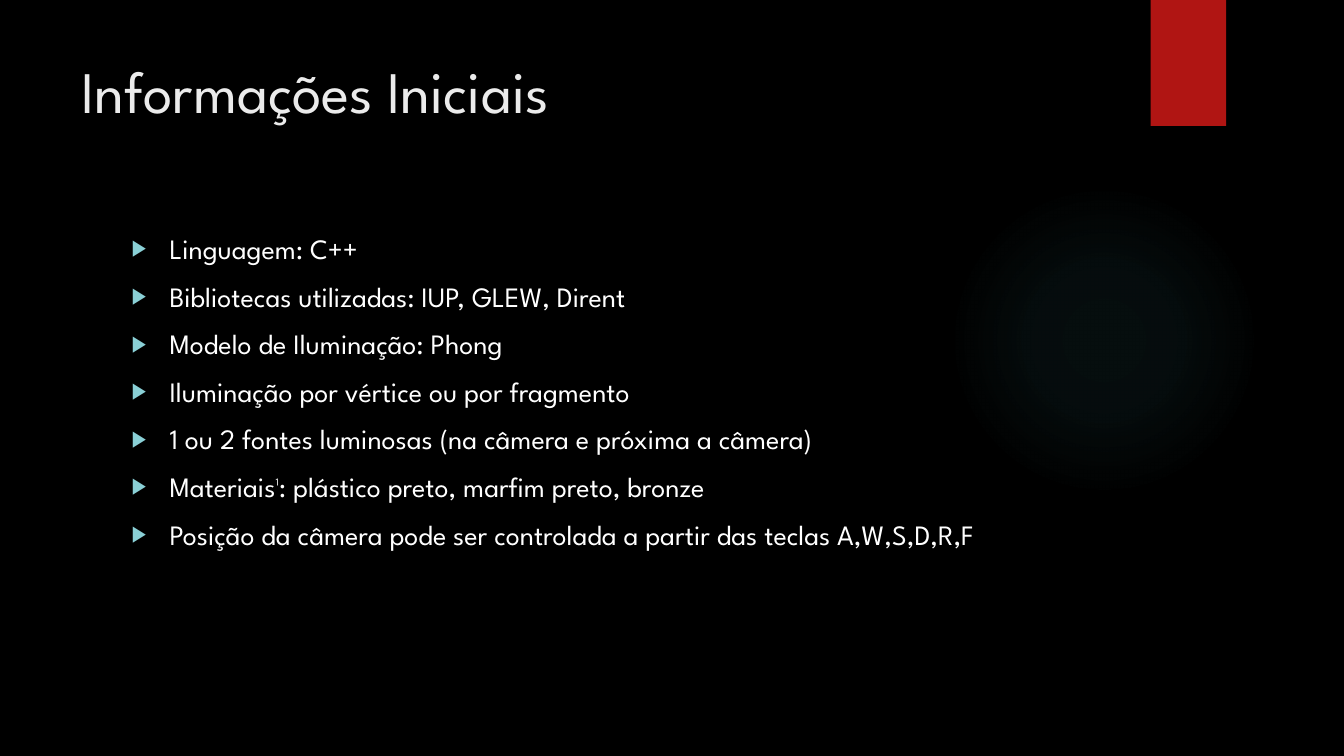
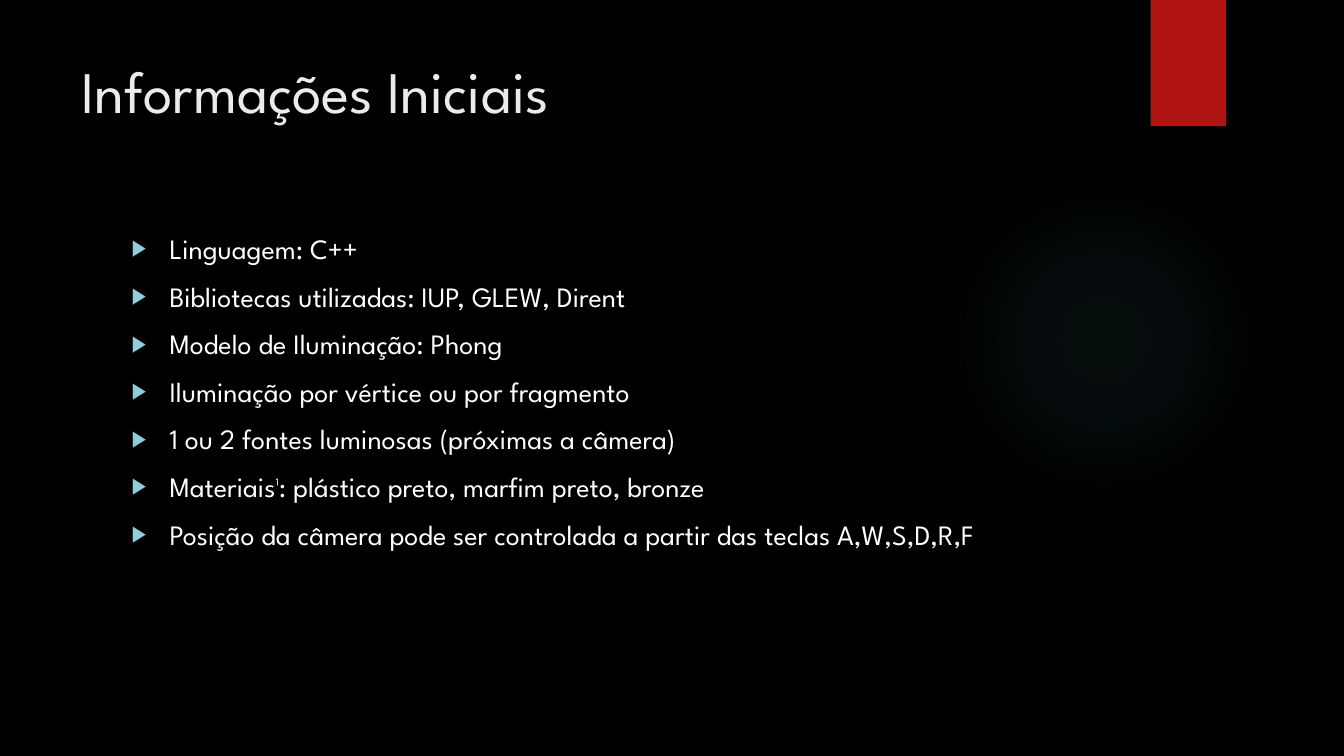
Before and after one commit to marcelopaulon/PUC-Rio, a slide deck: slide 2 of Trabalho 2/Apresentação.pptx. Drawn at 1344x756 pixels with LibreOffice and Linux fonts; fonts in the diff are those of the drawing; background and template pictures are left out. Boxes give left, top, right and bottom in pixels: in the first picture for what was removed or moved away, otherwise in the second. Text is boxed around its words. In the diff, an @@ line names an element or a change of style, - is before the commit and + after.

```diff
--- a/Trabalho 2/Apresentação.pptx
+++ b/Trabalho 2/Apresentação.pptx
@@ text at (170, 429, 675, 455): text changed @@
-▶ 1 ou 2 fontes luminosas (na câmera e próxima a câmera)
+▶ 1 ou 2 fontes luminosas (próximas a câmera)
```
Also in this commit, not shown: 6 other slides changed, 4 other files.
